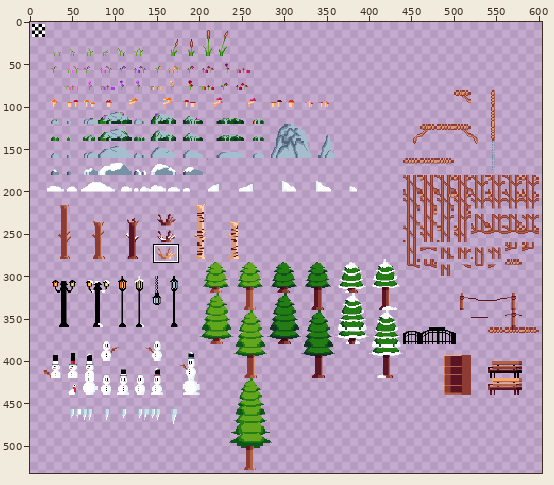
Two states of a sprite sheet, Goose with a Scarf/tilesets/tlsDeco16/output_tileset.png. The first picture is a wide view before the edit; the outline marks the close-up.
Close-up. Before:
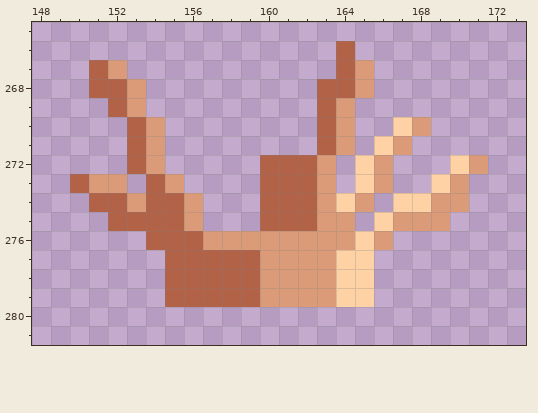
The file is 620x620 pixels. Shown: x 148..173, y 265..281. The wide view leaves out empty margins. The commit also changed other parts of the picture, which this record leaves out.
And afterwards:
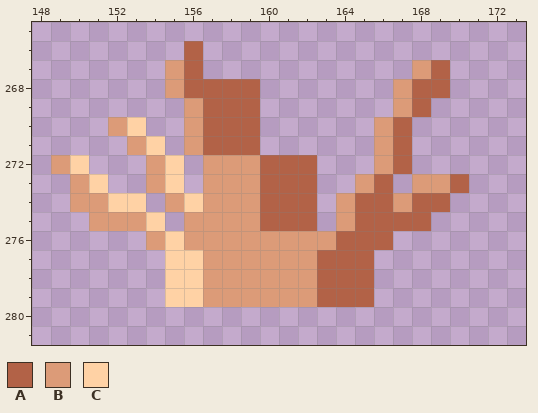
Palette (. is transparent): A #b26247  B #dc9b78  C #ffd2a5
Edits made:
Colour A is added in row 266 at x 156; in row 267 at x 156 and 169; in row 268 at x 156 to 159 and 168 to 169; in row 269 at x 157 to 159 and 168; in rows 270 to 271 at x 157 to 159; in row 272 at x 167.
Colour A is added in row 274 at x 166; in row 275 at x 165.
Colour A replaces colour B in row 271 at x 167; in row 273 at x 166 and 170; in row 274 at x 165 and 169; in row 275 at x 167 to 168; in row 276 at x 164 and 166; in rows 277 to 279 at x 163.
Colour A replaces colour C in row 270 at x 167; in row 274 at x 168; in row 275 at x 166; in row 276 at x 165; in rows 277 to 279 at x 164 to 165.
Colour B is added in row 267 at x 155 and 168; in row 268 at x 155 and 167; in row 269 at x 156 and 167; in row 270 at x 152, 156 and 166; in row 271 at x 156; in row 272 at x 149 and 157 to 159.
Colour B is added in row 273 at x 157 to 159 and 168; in row 274 at x 150 and 157 to 159; in row 275 at x 151 and 157 to 159.
Colour B replaces colour A in row 271 at x 153; in row 273 at x 150 and 154; in row 274 at x 151 and 155; in row 275 at x 152 to 153; in row 276 at x 154 and 156; in rows 277 to 279 at x 157 to 159.
Colour B replaces colour C in row 271 at x 166; in row 273 at x 165 and 169; in row 274 at x 164 and 167.
Colour C is added in row 272 at x 150 and 155.
Colour C replaces colour A in row 270 at x 153; in row 274 at x 152; in row 275 at x 154; in row 276 at x 155; in rows 277 to 279 at x 155 to 156.
Colour C replaces colour B in row 271 at x 154; in row 273 at x 151 and 155; in row 274 at x 153 and 156.
Colour A is removed in row 266 at x 164; in row 267 at x 151 and 164; in row 268 at x 151 to 152 and 163 to 164; in row 269 at x 152 and 163; in rows 270 to 271 at x 163; in row 272 at x 153.
Colour A is removed in row 274 at x 154; in row 275 at x 155.
Colour B is removed in row 267 at x 152 and 165; in row 268 at x 153 and 165; in row 269 at x 153 and 164; in row 270 at x 154, 164 and 168; in row 271 at x 164; in row 272 at x 163 and 171.
Colour B is removed in row 273 at x 152 and 163; in row 274 at x 163 and 170; in row 275 at x 163 and 169.
Colour C is removed in row 272 at x 165 and 170.
Where, in picture pixels (left, top, right, bottom), the same in both close-ups:
changed: (51, 41, 260, 307)
changed: (317, 41, 488, 307)
